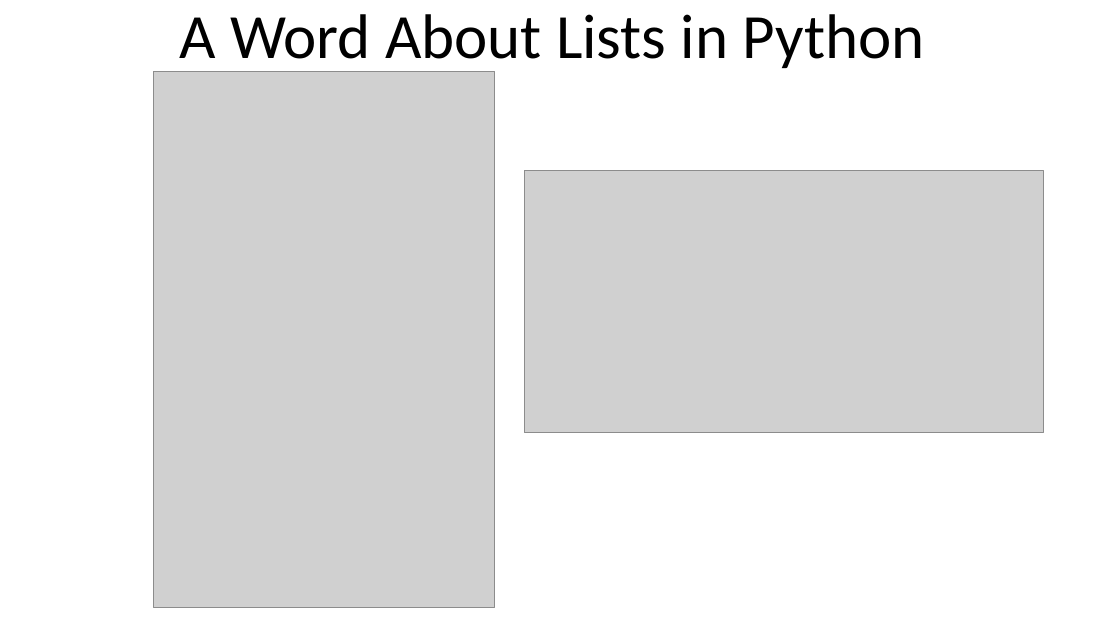
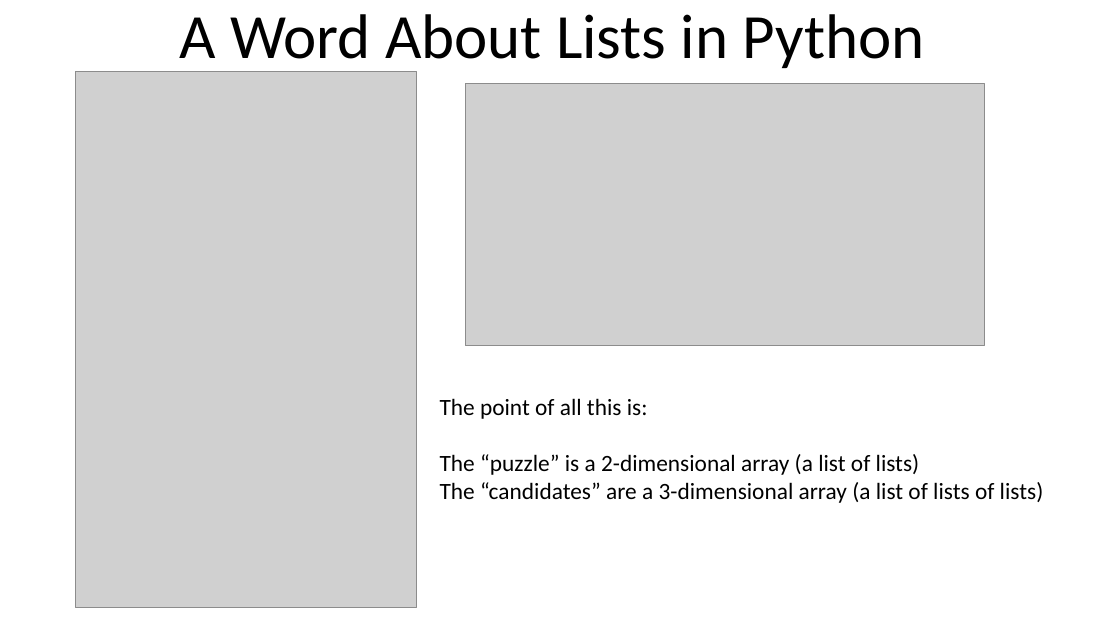
Before and after one commit to sgarrow/soduko, a slide deck: slide 4 of docs/prunning.pptx (slide 3 before the commit). Drawn at 1120x630 pixels with LibreOffice and Linux fonts; fonts in the diff are those of the drawing; grey boxes stand for pictures. Boxes give left, top, right and bottom in pixels: in the first picture for what was removed or moved away, otherwise in the second. Text is boxed around its words. In the diff, an @@ line names an element or a change of style, - is before the commit and + after.

```diff
--- a/docs/prunning.pptx
+++ b/docs/prunning.pptx
@@ picture: place and size @@
-picture at (154, 71, 495, 608)
+picture at (76, 71, 417, 608)
@@ picture: place and size @@
-picture at (524, 170, 1044, 432)
+picture at (465, 83, 985, 345)
@@ text added at (440, 398, 1044, 503), 20 pt, text #000000 @@
+The point of all this is:
+The “puzzle” is a 2-dimensional array (a list of lists)
+The “candidates” are a 3-dimensional array (a list of lists of lists)
```
Also in this commit, not shown: 1 other slide changed, 1 slide added, 4 other files.
